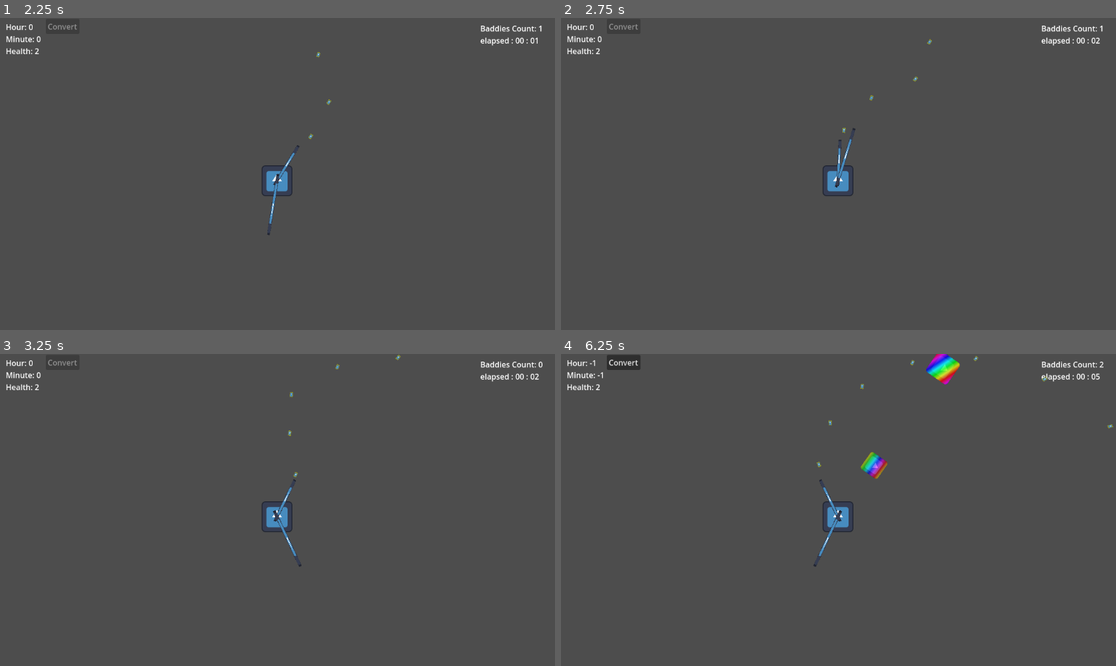
Above: before the commit, frames 1-4 (two rows, left to right).
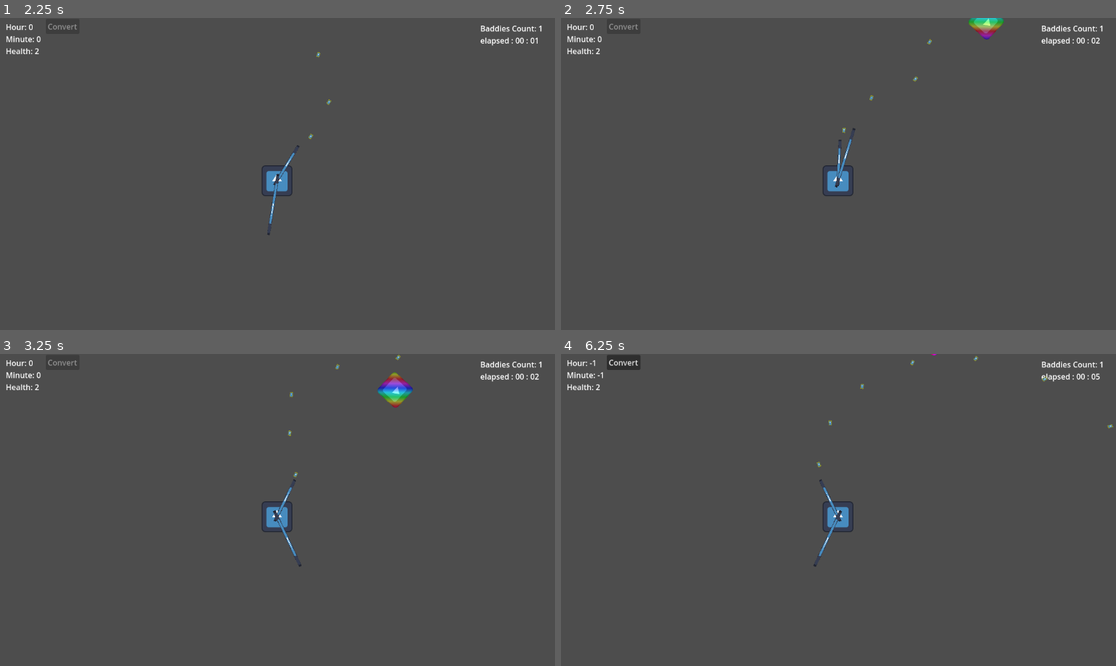
Above: after the commit, the same moments.

Repository: subpar-software/terrible-game-2
Game: Godot game, scene res://game.tscn
Same seed, same stepped clock (60 frames per second), same inputs: the game is played once before the commit and once after it. The engine's default icon, where the game draws it, is replaced by a stand-in: a white triangle on a blue panel in a dark square.
Inputs:
- Up to frame 1 (2.25 s): click "Go!" at 0.5 s; tap Enter (ui_accept) at 1.25, 1.52 s; hold Right (ui_right) 1.28-2.03 s; hold Left (ui_left) from 2.03 s (still down)
- Up to frame 2 (2.75 s): keep holding Left (ui_left); tap Enter (ui_accept) at 2.27 s
- Up to frame 3 (3.25 s): release Left (ui_left) at 2.78 s; hold Right (ui_right) from 2.78 s (still down)
- Up to frame 4 (6.25 s): tap Enter (ui_accept) at 3.77, 4.52, 5.27 s; release Right (ui_right) at 4.28 s; hold Left (ui_left) from 4.28 s (still down)

Frame 1 is identical in both runs. In frame 2, 0.3% of the frame differs, in the area x 73-80%, y 0-7%; in frame 3, 0.4%; in frame 4, 0.6%, in the area x 53-98%, y 0-41%.

Commit message:
Add some variance to baddie start posistions

Diff:
--- a/game.gd
+++ b/game.gd
@@ -70,9 +70,10 @@
 
 func _on_spawn_rate_timeout():
 	if (Globals.current_baddies < max_baddies):
+		var varaince = 100
 		Globals.current_baddies += 1
 		var baddie = dont_like_this_dude.instantiate()
-		baddie.global_position = spawn_points[current_spawn_point].global_position
+		baddie.global_position = spawn_points[current_spawn_point].global_position + Vector2(rng.randf_range(-varaince , varaince), rng.randf_range(-varaince , varaince))
 		add_child(baddie)
 
 
Not shown, added: README.md
